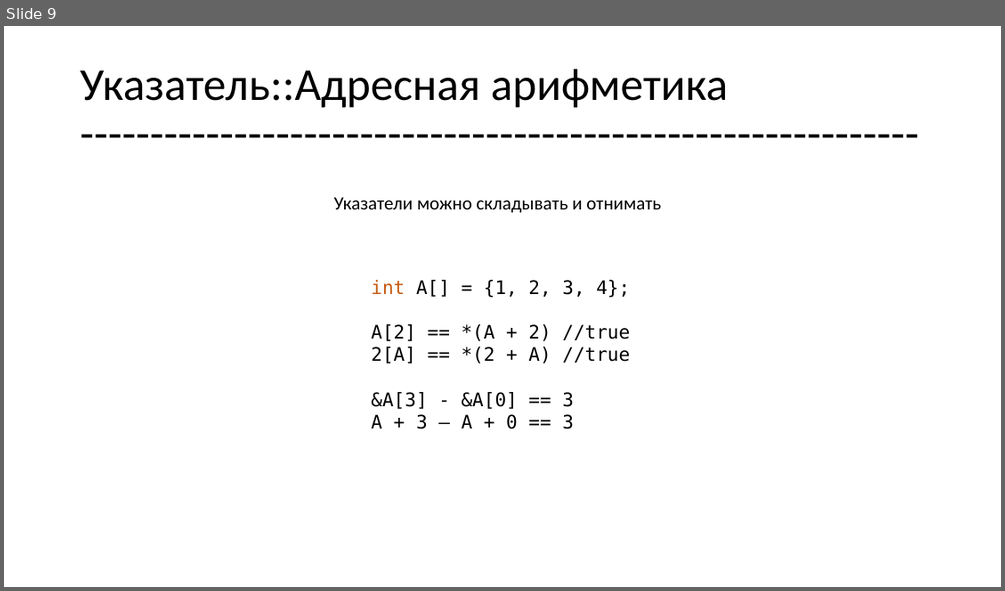
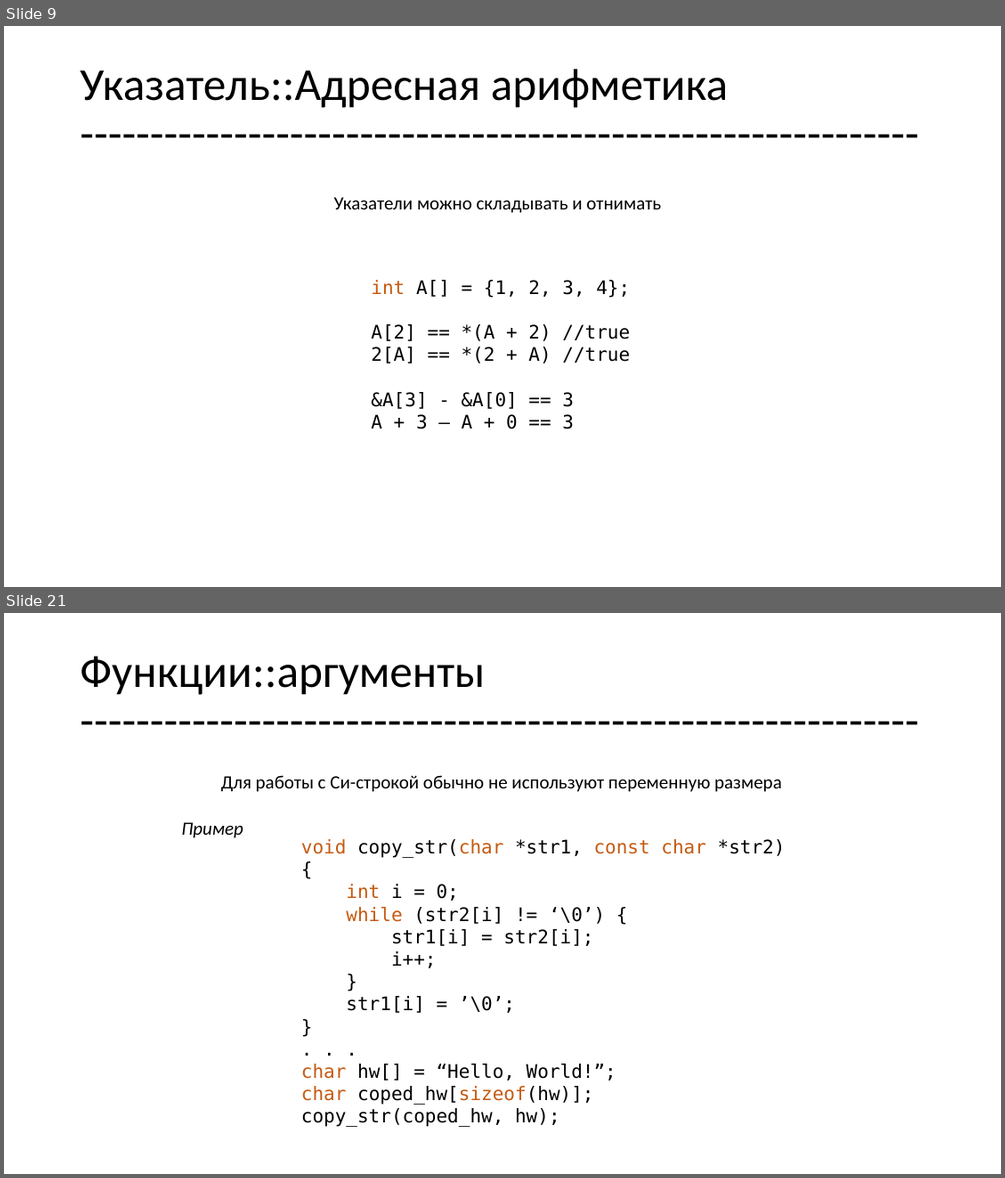
Before and after one commit to geeknik96/CLec, a slide deck: lec3/lec3.pptx. Shown one above the other, each under a label of ours: slide 9 before the commit, slides 9 and 21 after it; the slides between them are not shown. The pictures are 1005x591 and 1005x1178 pixels, drawn with LibreOffice and Linux fonts; fonts in the diff are those of the drawing. Boxes give left, top, right and bottom in pixels: in the first picture for what was removed or moved away, otherwise in the second. Text is boxed around its words. In the diff, an @@ line names an element or a change of style, - is before the commit and + after.

```diff
--- a/lec3/lec3.pptx
+++ b/lec3/lec3.pptx
@@ slide 21 added at [4, 613, 1001, 1174], background #FFFFFF @@
@@ title added at [80, 656, 485, 695], 44 pt, text #000000 @@
+Функции::аргументы
+------------------------------------------------------------
@@ text added at [221, 775, 782, 792], 18 pt, text #000000 @@
+Для работы с Си-строкой обычно не используют переменную размера
@@ text added at [181, 822, 243, 838], 18 pt, text #000000, italic @@
+Пример
@@ text added at [301, 839, 785, 1127], 18 pt, text #000000 @@
+void copy_str(char *str1, const char *str2)
+{
+int i = 0;
+while (str2[i] != ‘\0’) {
+str1[i] = str2[i];
+i++;
+}
+str1[i] = ’\0’;
+}
+. . .
+char hw[] = “Hello, World!”;
+char coped_hw[sizeof(hw)];
+copy_str(coped_hw, hw);
```
Also in this commit, not shown: 1 slide changed, 15 other slides added, 22 other files.
